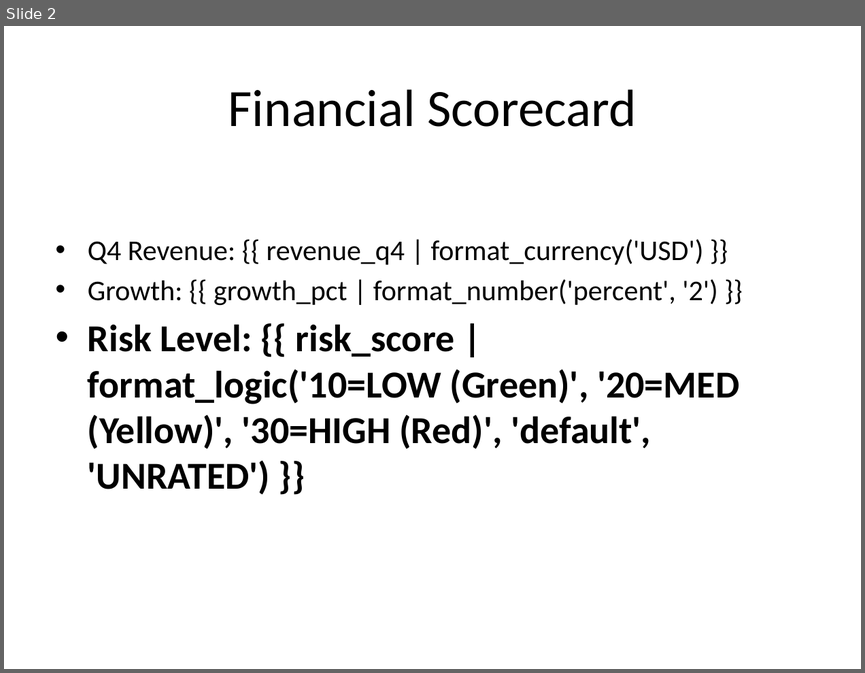
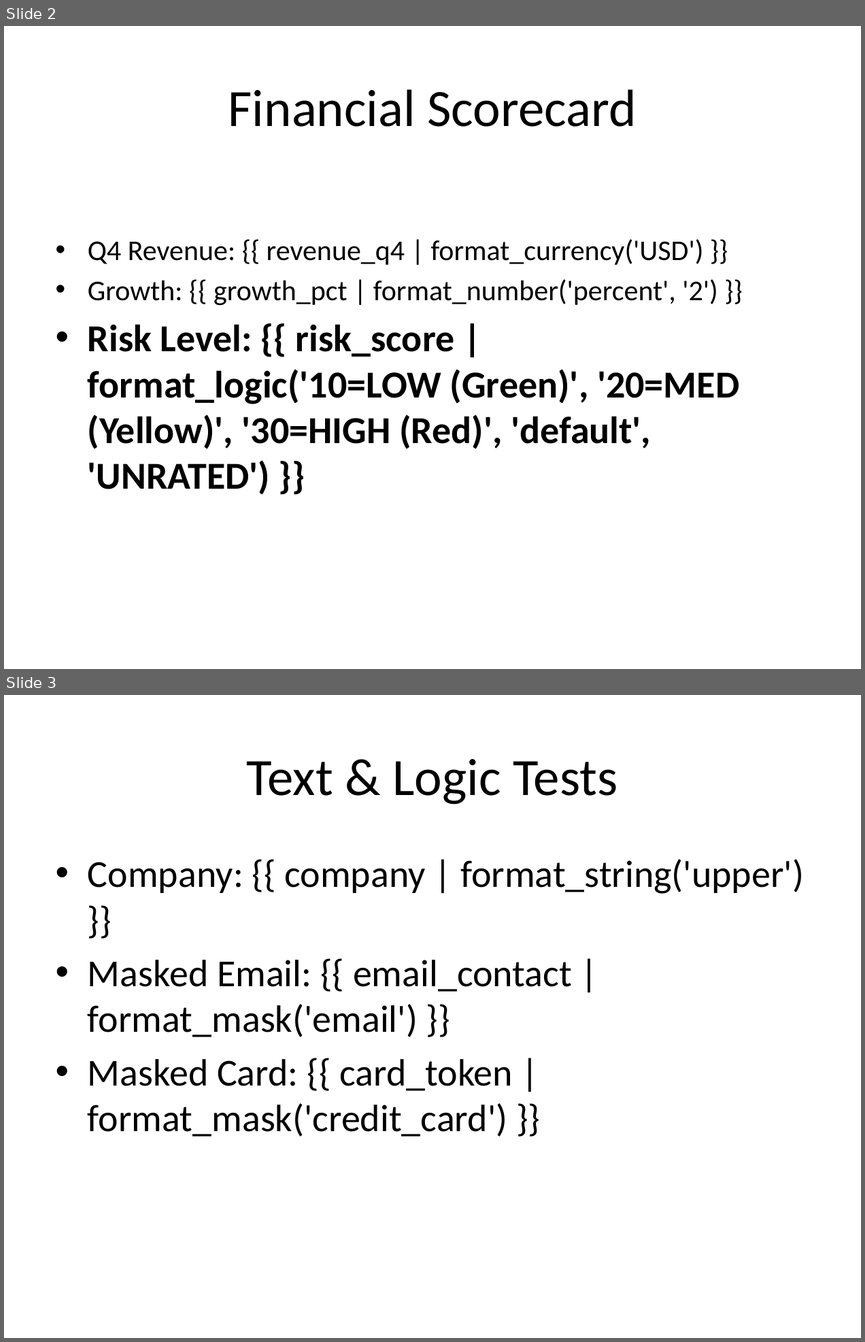
Before and after one commit to rubensbraz/LogicPaper, a slide deck: data/mock_data/template_presentation.pptx. Shown one above the other, each under a label of ours: slide 2 before the commit, slides 2 and 3 after it. The pictures are 865x673 and 865x1342 pixels, drawn with LibreOffice and Linux fonts; fonts in the diff are those of the drawing. Boxes give left, top, right and bottom in pixels: in the first picture for what was removed or moved away, otherwise in the second. Text is boxed around its words. In the diff, an @@ line names an element or a change of style, - is before the commit and + after.

Commit message:
feat: full synchronization of formatting strategies, documentation and templates

```diff
--- a/data/mock_data/template_presentation.pptx
+++ b/data/mock_data/template_presentation.pptx
@@ slide 3 added at bbox=[4, 695, 861, 1338], background #FFFFFF @@
@@ title added at bbox=[247, 759, 617, 804], 44 pt, text #000000 @@
+Text & Logic Tests
@@ text added at bbox=[88, 859, 804, 1136], 32 pt, text #000000 @@
+• Company: {{ company | format_string('upper') }}
+• Masked Email: {{ email_contact | format_mask('email') }}
+• Masked Card: {{ card_token | format_mask('credit_card') }}
```
Also in this commit, not shown: 1 other slide added, 21 other files.
